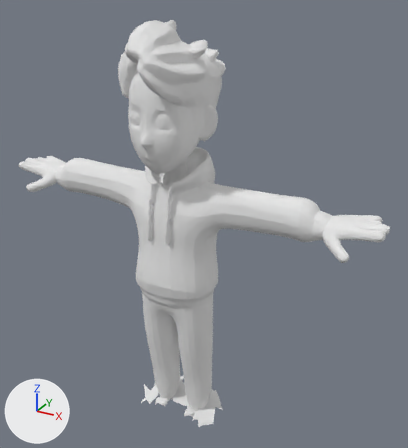
An edit to the glTF model assets-src/character/character.glb, drawn before and after from the same camera.
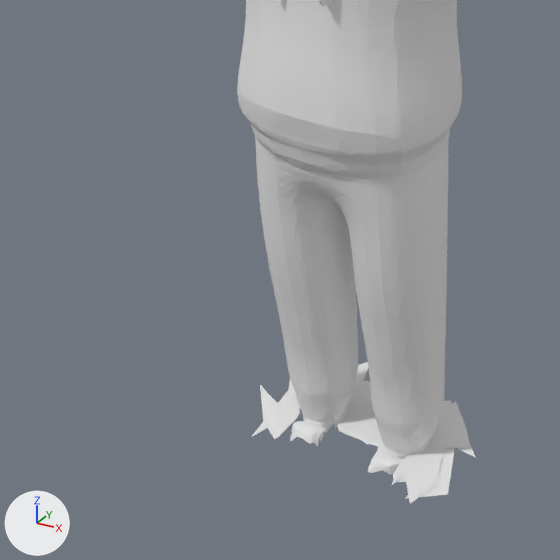
Each version is shown whole from a camera (50 mm lens) standing at (0.486, -0.781, 0.443) and looking at (0.042, 0.028, 0.039), then close up on the part from 12% to 62% of the width and 54% to 100% of the height. Arrows for +X, +Y and +Z are at lower left; the lights stay in place. The first two pictures are the older version. Where no turn or scale is listed for an object, it has been applied to the vertices. Vertices at exactly the same position are counted once.

Before the edit, the objects in view are built like this:
```python
me_geometry_0 = bpy.data.meshes.new('geometry_0')
me_geometry_0.from_pydata(...)  # 10357 vertices, 20625 faces; spans x -0.36..0.36, y -0.114..0.091, z -0.369..0.384
me_geometry_0.materials.append(mat_material_0)  # its picture is missing
ob_geometry_0 = bpy.data.objects.new('geometry_0', me_geometry_0)
ob_geometry_0.location = (0.0, 0.0, 0.0)
```
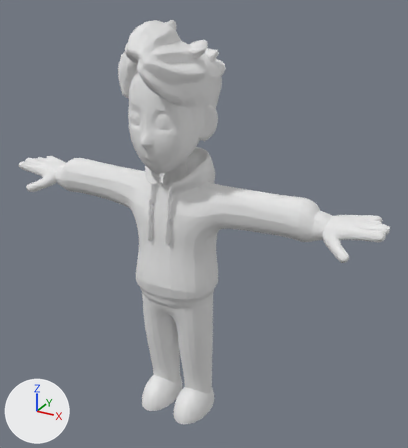
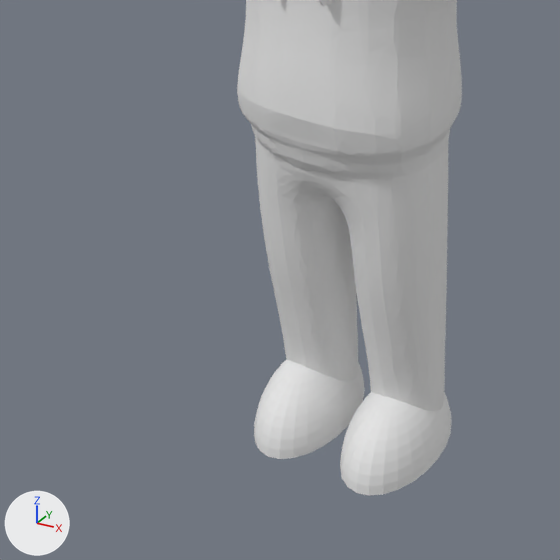
What the commit changed:
me_geometry_0 is used by ob_geometry_0; location (0.0, 0.0, 0.0).
me_geometry_0 had 10357 vertices, 20625 faces and spanned x -0.36..0.36, y -0.114..0.091, z -0.369..0.384.
me_geometry_0 now has 10375 vertices, 20698 faces and spans x -0.36..0.36, y -0.114..0.091, z -0.347..0.384.
me_geometry_0 part 1: a new loose piece of 242 vertices spanning x -0.071..-0.004, y -0.063..0.051, z -0.347..-0.297, in mat_material_0 (its picture is missing).
me_geometry_0 part 2: a new loose piece of 242 vertices spanning x 0.004..0.072, y -0.063..0.052, z -0.347..-0.297, in mat_material_0 (its picture is missing).
me_geometry_0 part 3: 466 vertices removed from x -0.095..0.09, y -0.045..0.078, z -0.369..-0.345.

Location of each change, [x1, y1, x2, y2] in pixels of the close-ups (560 x 560 px):
'geometry_0', reshaped
    before: [237, 0, 475, 504]
    after: [237, 0, 462, 495]
part 1 of me_geometry_0, added
    after: [254, 359, 365, 459]
part 2 of me_geometry_0, added
    after: [340, 392, 452, 495]
part 3 of me_geometry_0, deleted
    before: [251, 362, 475, 504]
